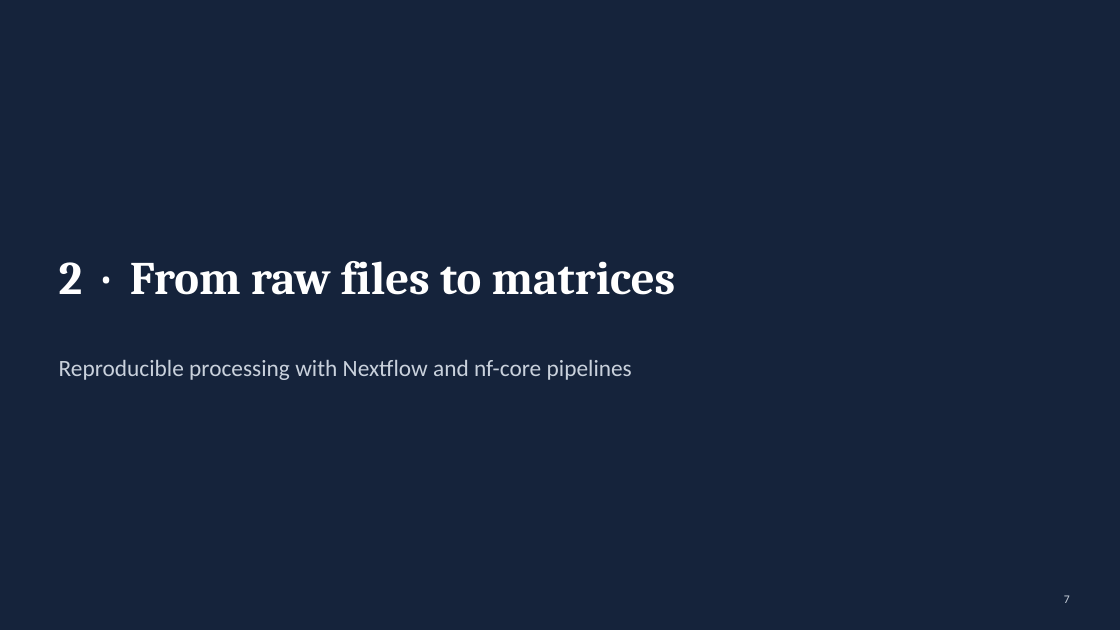
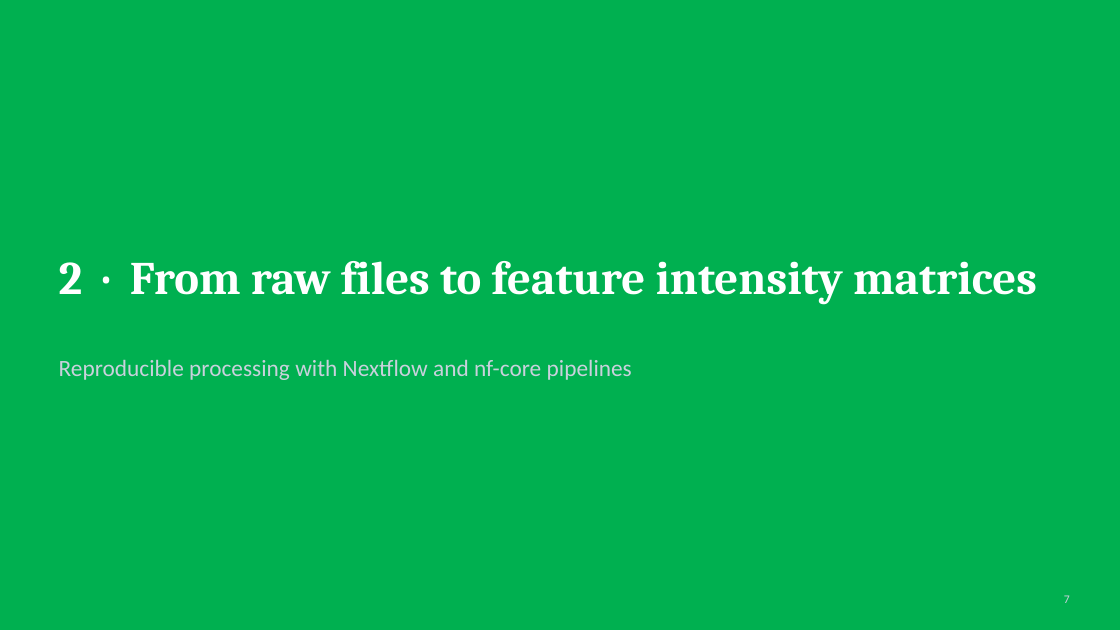
Before and after one commit to biosustain/dsp_multiomics_workshop, a slide deck: slide 7 of slides/01_workshop_introduction.pptx. Drawn at 1120x630 pixels with LibreOffice and Linux fonts; fonts in the diff are those of the drawing. Boxes give left, top, right and bottom in pixels: in the first picture for what was removed or moved away, otherwise in the second. Text is boxed around its words. In the diff, an @@ line names an element or a change of style, - is before the commit and + after.

```diff
--- a/slides/01_workshop_introduction.pptx
+++ b/slides/01_workshop_introduction.pptx
@@ background #15233B to #00B050 @@
@@ title at (59,261,1037,304): text changed @@
-2 · From raw files to matrices
+2 · From raw files to feature intensity matrices
```
Also in this commit, not shown: 11 other slides changed, 2 slides added, 2 slides removed.
